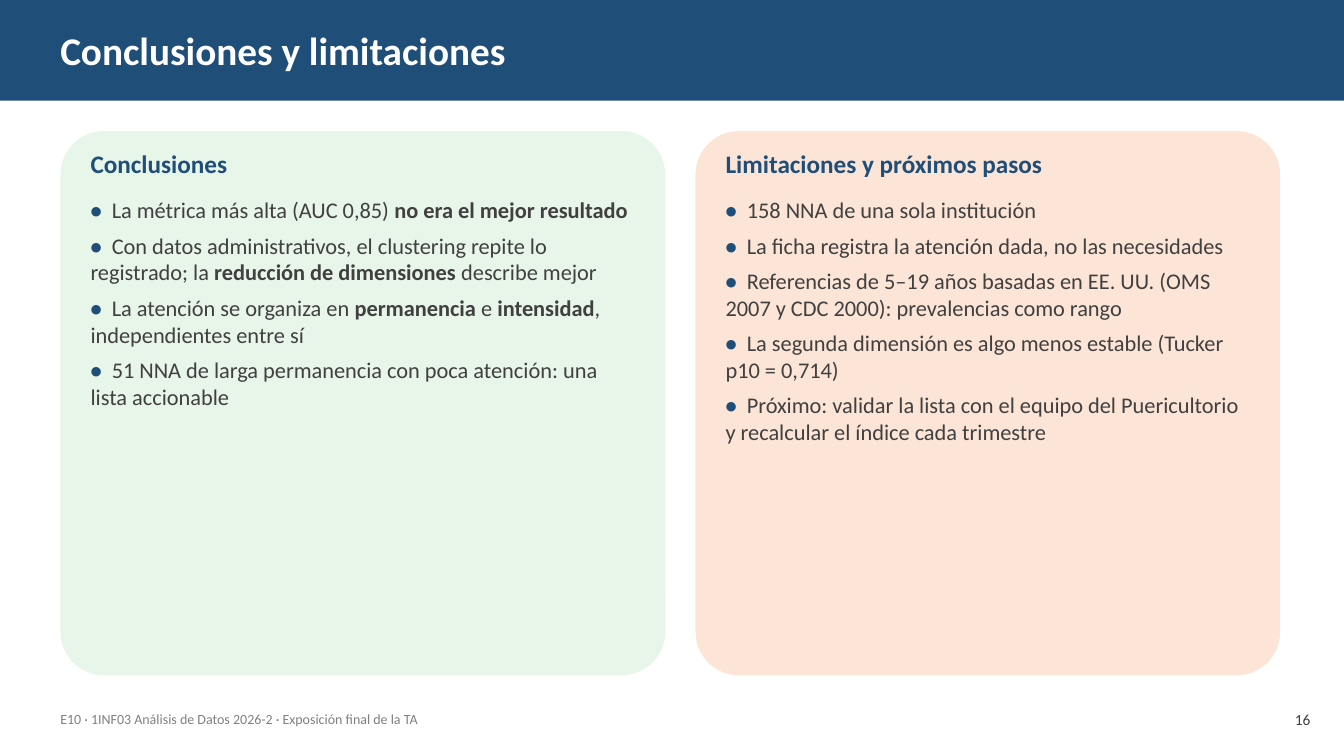
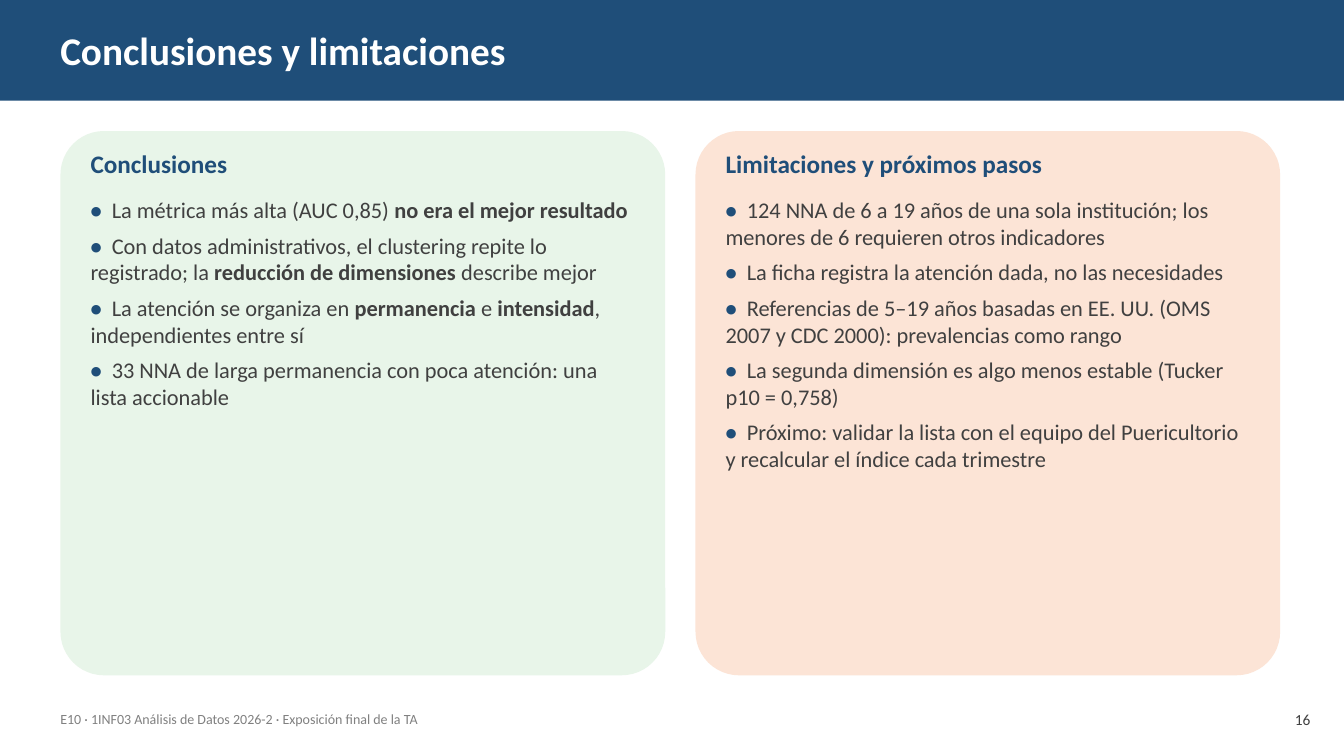
Before and after one commit to AlejandroHancco/TA_Analisis_Datos, a slide deck: slide 16 of entregables/Presentacion_Final_TA_E10.pptx. Drawn at 1344x756 pixels with LibreOffice and Linux fonts; fonts in the diff are those of the drawing. Boxes give left, top, right and bottom in pixels: in the first picture for what was removed or moved away, otherwise in the second. Text is boxed around its words. In the diff, an @@ line names an element or a change of style, - is before the commit and + after.

Commit message:
Análisis principal con NNA de 6 a 19 años
Los servicios que registra la ficha (salud mental, psicoterapia, talleres) no aplican
a los menores de 6, que aparecían como 'sin atención'. El PCA con 6-19 años mantiene
las dos dimensiones, más fuertes (44,3 %) y estables (Tucker 0,93/0,88); la lista de
prioridad queda en 33 NNA (22 estables, 5 para vigilar). Steps 4-9, presentación,
ficha técnica y README actualizados.

```diff
--- a/entregables/Presentacion_Final_TA_E10.pptx
+++ b/entregables/Presentacion_Final_TA_E10.pptx
@@ text at (726,202,1209,249): text changed @@
-• 158 NNA de una sola institución
+• 124 NNA de 6 a 19 años de una sola institución; los menores de 6 requieren otros indicadores
@@ text at (91,362,597,405): text changed @@
-• 51 NNA de larga permanencia con poca atención: una lista accionable
+• 33 NNA de larga permanencia con poca atención: una lista accionable
@@ text at (726,362,1224,409): text changed @@
-• La segunda dimensión es algo menos estable (Tucker p10 = 0,714)
+• La segunda dimensión es algo menos estable (Tucker p10 = 0,758)
```
Also in this commit, not shown: 11 other slides changed, 33 other files.
